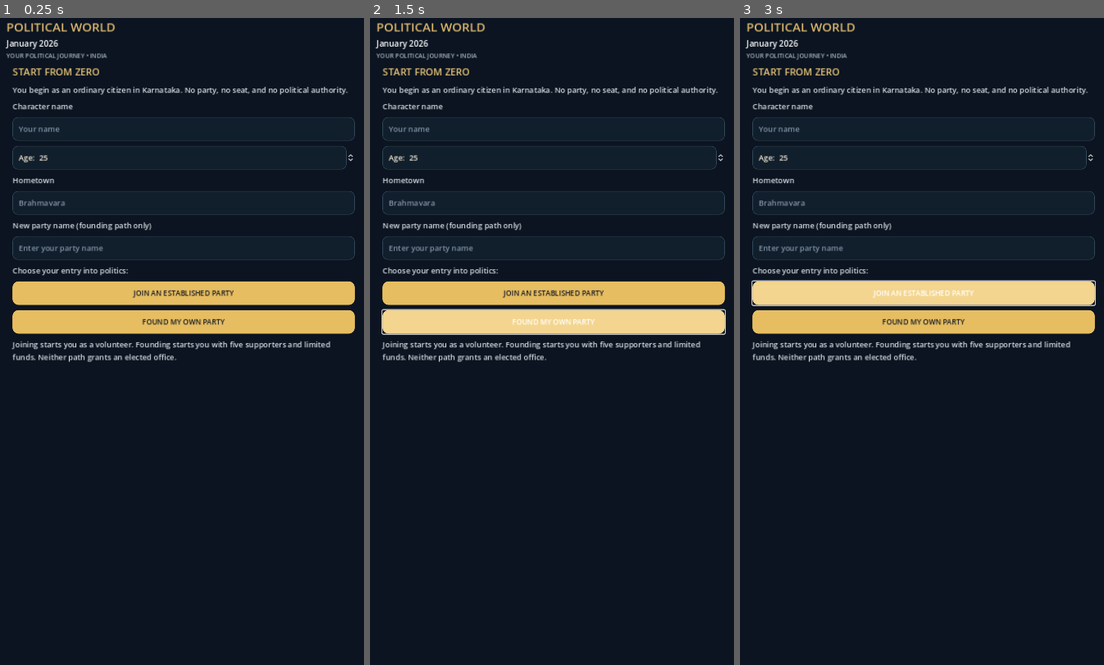
Above: before the commit, frames 1-3 (left to right).
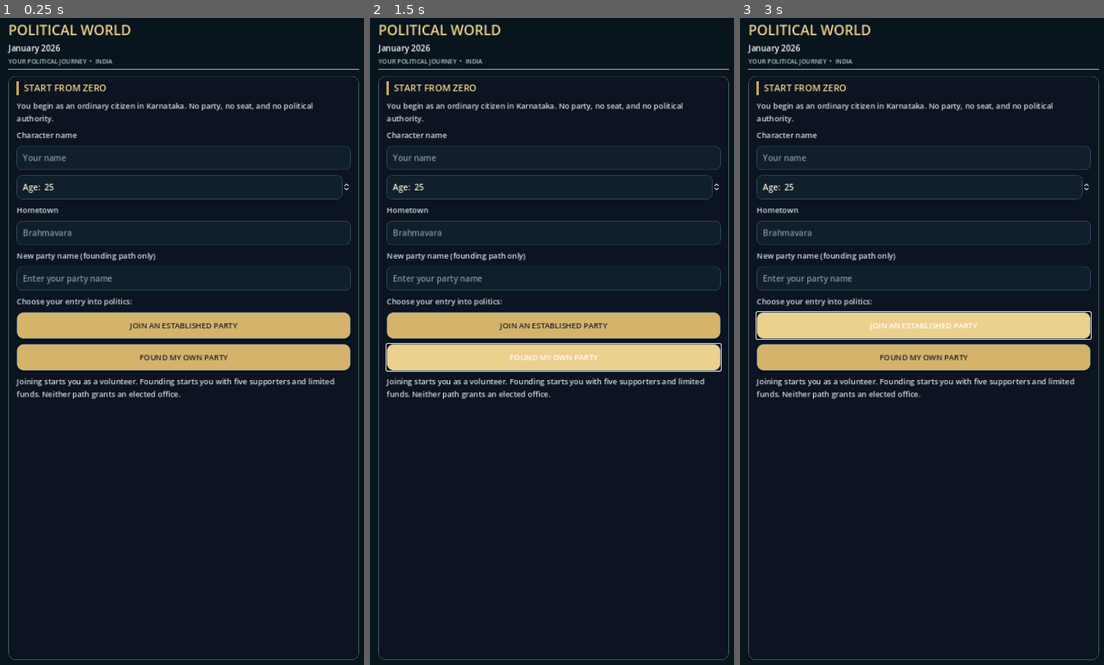
Above: after the commit, the same moments.

Repository: dhanushpoojary9740-boop/political-world
Game: Godot game, scene res://main.tscn
Same seed, same stepped clock (60 frames per second), same inputs: the game is played once before the commit and once after it.
Inputs:
- Up to frame 1 (0.25 s): no input
- Up to frame 2 (1.5 s): click "FOUND MY OWN PARTY" at 0.5 s; click "FOUND MY OWN PARTY" at 1.25 s
- Up to frame 3 (3 s): click "FOUND MY OWN PARTY" at 2 s; click "JOIN AN ESTABLISHED PARTY" at 2.75 s

The runs differ from the first frame. In frame 1, 15% of the frame differs, in the area x 1-99%, y 0-100%; in frame 2, 18%; in frame 3, 18%.

Commit message:
Improve Political World visual hierarchy and navigation styling

Diff:
--- a/scripts/main.gd
+++ b/scripts/main.gd
@@ -39,7 +39,7 @@
 
 func _apply_premium_theme() -> void:
     var premium := Theme.new()
-    premium.default_font_size = 15
+    premium.default_font_size = 16
     premium.set_color("font_color", "Label", Color("#e8edf2"))
     premium.set_color("font_color", "Button", Color("#f4ead6"))
     premium.set_color("font_hover_color", "Button", Color("#ffffff"))
@@ -51,7 +51,7 @@
     premium.set_color("selection_color", "LineEdit", Color("#6d572e"))
     premium.set_color("font_color", "TabBar", Color("#b9c6d2"))
     premium.set_color("font_selected_color", "TabBar", Color("#f0d18a"))
-    premium.set_font_size("font_size", "Button", 14)
+    premium.set_font_size("font_size", "Button", 15)
     premium.set_font_size("font_size", "Label", 15)
 
     var input_style := StyleBoxFlat.new()
@@ -86,7 +86,7 @@
 func _build_ui() -> void:
     _apply_premium_theme()
     var background := ColorRect.new()
-    background.color = Color("#0b1420")
+    background.color = Color("#08151d")
     background.set_anchors_and_offsets_preset(Control.PRESET_FULL_RECT)
     add_child(background)
 
@@ -94,22 +94,22 @@
     var root := VBoxContainer.new()
     root.name = "AppLayout"
     root.set_anchors_and_offsets_preset(Control.PRESET_FULL_RECT)
-    root.offset_left = 14
-    root.offset_top = 12
-    root.offset_right = -14
-    root.offset_bottom = -12
-    root.add_theme_constant_override("separation", 8)
+    root.offset_left = 18
+    root.offset_top = 16
+    root.offset_right = -18
+    root.offset_bottom = -16
+    root.add_theme_constant_override("separation", 12)
     add_child(root)
 
     var header := VBoxContainer.new()
     header.name = "Header"
-    header.add_theme_constant_override("separation", 3)
+    header.add_theme_constant_override("separation", 5)
     root.add_child(header)
 
     var title := Label.new()
     title.text = "POLITICAL WORLD"
-    title.add_theme_font_size_override("font_size", 24)
-    title.add_theme_color_override("font_color", Color("#d9b56d"))
+    title.add_theme_font_size_override("font_size", 27)
+    title.add_theme_color_override("font_color", Color("#f0d18a"))
     header.add_child(title)
 
     date_label = Label.new()
@@ -118,10 +118,16 @@
     header.add_child(date_label)
 
     var subtitle := Label.new()
-    subtitle.text = "YOUR POLITICAL JOURNEY • INDIA"
+    subtitle.text = "YOUR POLITICAL JOURNEY  •  INDIA"
     subtitle.add_theme_font_size_override("font_size", 12)
-    subtitle.add_theme_color_override("font_color", Color("#a9b6c2"))
+    subtitle.add_theme_color_override("font_color", Color("#b5c6cb"))
     header.add_child(subtitle)
+
+    var header_rule := ColorRect.new()
+    header_rule.color = Color("#c8a45b")
+    header_rule.custom_minimum_size = Vector2(0, 2)
+    header_rule.size_flags_horizontal = Control.SIZE_EXPAND_FILL
+    header.add_child(header_rule)
 
     var content_scroll := ScrollContainer.new()
     content_scroll.name = "PageContent"
@@ -170,17 +176,17 @@
 func _build_bottom_navigation(parent: VBoxContainer) -> void:
     main_tab_bar = ScrollContainer.new()
     main_tab_bar.name = "BottomNavigation"
-    main_tab_bar.custom_minimum_size = Vector2(0, 72)
+    main_tab_bar.custom_minimum_size = Vector2(0, 82)
     main_tab_bar.size_flags_horizontal = Control.SIZE_EXPAND_FILL
     main_tab_bar.horizontal_scroll_mode = ScrollContainer.SCROLL_MODE_AUTO
     main_tab_bar.vertical_scroll_mode = ScrollContainer.SCROLL_MODE_DISABLED
-    main_tab_bar.add_theme_stylebox_override("panel", _button_style("#0e1b28"))
+    main_tab_bar.add_theme_stylebox_override("panel", _button_style("#10232b"))
     main_tab_bar.size_flags_vertical = Control.SIZE_SHRINK_END
     main_tab_bar.visible = false
     parent.add_child(main_tab_bar)
 
     var nav_row := HBoxContainer.new()
-    nav_row.add_theme_constant_override("separation", 10)
+    nav_row.add_theme_constant_override("separation", 8)
     nav_row.size_flags_horizontal = Control.SIZE_EXPAND_FILL
     main_tab_bar.add_child(nav_row)
 
@@ -188,8 +194,11 @@
     for index in range(tab_names.size()):
         var tab_button := Button.new()
         tab_button.text = tab_names[index]
-        tab_button.custom_minimum_size = Vector2(112, 54)
+        tab_button.custom_minimum_size = Vector2(118, 60)
         tab_button.add_theme_font_size_override("font_size", 14)
+        tab_button.add_theme_stylebox_override("normal", _button_style("#19333d"))
+        tab_button.add_theme_stylebox_override("hover", _button_style("#294b53"))
+        tab_button.add_theme_stylebox_override("pressed", _button_style("#d0ad62"))
         tab_button.add_theme_color_override("font_color", Color("#f2e8d5"))
         tab_button.add_theme_stylebox_override("normal", _button_style("#172a39"))
         tab_button.add_theme_stylebox_override("hover", _button_style("#29465a"))
@@ -376,15 +385,15 @@
 
 func _card_style() -> StyleBoxFlat:
     var style := StyleBoxFlat.new()
-    style.bg_color = Color("#142638")
-    style.border_color = Color("#3a5264")
+    style.bg_color = Color("#122832")
+    style.border_color = Color("#405960")
     style.set_border_width_all(1)
     style.border_width_left = 3
-    style.set_corner_radius_all(14)
-    style.set_content_margin_all(16)
-    style.shadow_color = Color(0, 0, 0, 0.22)
-    style.shadow_size = 4
-    style.shadow_offset = Vector2(0, 2)
+    style.set_corner_radius_all(16)
+    style.set_content_margin_all(18)
+    style.shadow_color = Color(0, 0, 0, 0.30)
+    style.shadow_size = 6
+    style.shadow_offset = Vector2(0, 3)
     return style
 
 func _refresh_office_missions() -> void:
@@ -510,11 +519,20 @@
     return field
 
 func _add_section_title(parent: VBoxContainer, text_value: String) -> void:
+    var title_row := HBoxContainer.new()
+    title_row.size_flags_horizontal = Control.SIZE_EXPAND_FILL
+    title_row.add_theme_constant_override("separation", 10)
+    var accent := ColorRect.new()
+    accent.color = Color("#c8a45b")
+    accent.custom_minimum_size = Vector2(4, 25)
+    title_row.add_child(accent)
     var label := Label.new()
     label.text = text_value
-    label.add_theme_font_size_override("font_size", 19)
-    label.add_theme_color_override("font_color", Color("#e8c579"))
-    parent.add_child(label)
+    label.size_flags_horizontal = Control.SIZE_EXPAND_FILL
+    label.add_theme_font_size_override("font_size", 18)
+    label.add_theme_color_override("font_color", Color("#f0d18a"))
+    title_row.add_child(label)
+    parent.add_child(title_row)
 
 func _add_body(parent: VBoxContainer, text_value: String) -> Label:
     var label := Label.new()
@@ -528,22 +546,26 @@
 func _add_button(parent: VBoxContainer, text_value: String, callback: Callable) -> void:
     var button := Button.new()
     button.text = text_value
-    button.custom_minimum_size = Vector2(0, 46)
-    button.add_theme_color_override("font_color", Color("#101820"))
-    button.add_theme_stylebox_override("normal", _button_style("#e7bd62"))
-    button.add_theme_stylebox_override("hover", _button_style("#f3d58f"))
+    button.custom_minimum_size = Vector2(0, 52)
+    button.add_theme_color_override("font_color", Color("#14232a"))
+    button.add_theme_stylebox_override("normal", _button_style("#d5b36b"))
+    button.add_theme_stylebox_override("hover", _button_style("#ecd08e"))
     button.pressed.connect(callback)
     parent.add_child(button)
 
 func _button_style(color_value: String) -> StyleBoxFlat:
     var style := StyleBoxFlat.new()
     style.bg_color = Color(color_value)
-    style.corner_radius_top_left = 12
-    style.corner_radius_top_right = 12
-    style.corner_radius_bottom_left = 12
-    style.corner_radius_bottom_right = 12
-    style.content_margin_left = 12
-    style.content_margin_right = 12
+    style.border_color = Color("#4a6267")
+    style.set_border_width_all(1)
+    style.set_corner_radius_all(13)
+    style.content_margin_left = 16
+    style.content_margin_right = 16
+    style.content_margin_top = 10
+    style.content_margin_bottom = 10
+    style.shadow_color = Color(0, 0, 0, 0.24)
+    style.shadow_size = 3
+    style.shadow_offset = Vector2(0, 2)
     return style
 
 func _clear_children(parent: Node) -> void:
